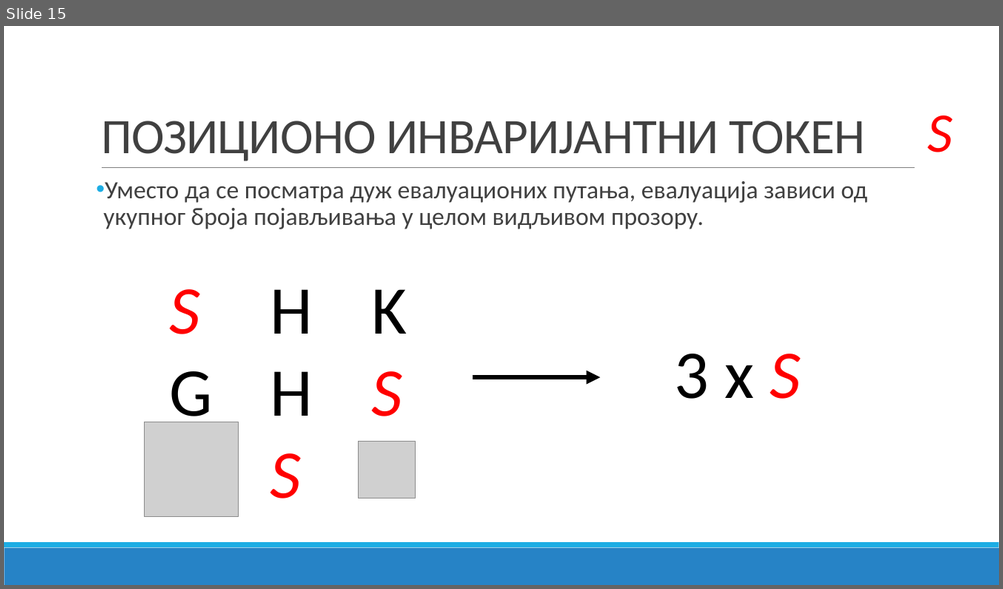
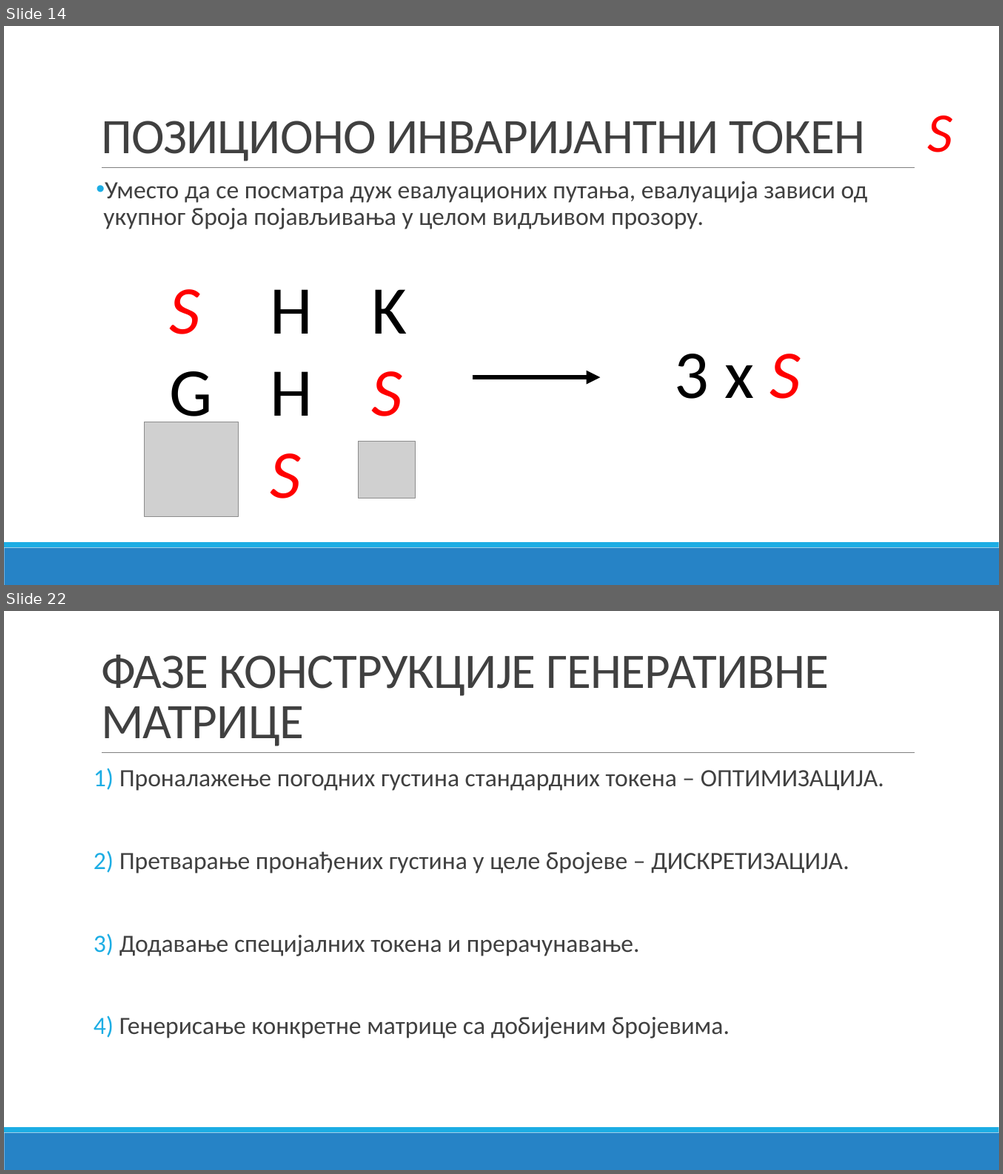
Before and after one commit to bxgda/diplomski-rad, a slide deck: PREZENTACIJA_JB.pptx. Shown one above the other, each under a label of ours: slide 15 before the commit, slides 14 and 22 after it; the slides between them are not shown. The pictures are 1003x589 and 1003x1174 pixels, drawn with LibreOffice and Linux fonts; fonts in the diff are those of the drawing; grey boxes stand for pictures. Boxes give left, top, right and bottom in pixels: in the first picture for what was removed or moved away, otherwise in the second. Text is boxed around its words. In the diff, an @@ line names an element or a change of style, - is before the commit and + after.

```diff
--- a/PREZENTACIJA_JB.pptx
+++ b/PREZENTACIJA_JB.pptx
@@ slide 22 added at [4,611,999,1170], background #FFFFFF; not listed: 3 template elements that a slide beside it also shows @@
@@ title added at [101,655,828,746], 48 pt, text #404040 @@
+ФАЗЕ КОНСТРУКЦИЈЕ ГЕНЕРАТИВНЕ МАТРИЦЕ
@@ text added at [94,768,884,1039], 24 pt, text #404040 @@
+1) Проналажење погодних густина стандардних токена – ОПТИМИЗАЦИЈА.
+2) Претварање пронађених густина у целе бројеве – ДИСКРЕТИЗАЦИЈА.
+3) Додавање специјалних токена и прерачунавање.
+4) Генерисање конкретне матрице са добијеним бројевима.
@@ what was slide 15 is now slide 14 @@
```
Also in this commit, not shown: 2 slides changed, 17 other slides added, 1 slide removed.
